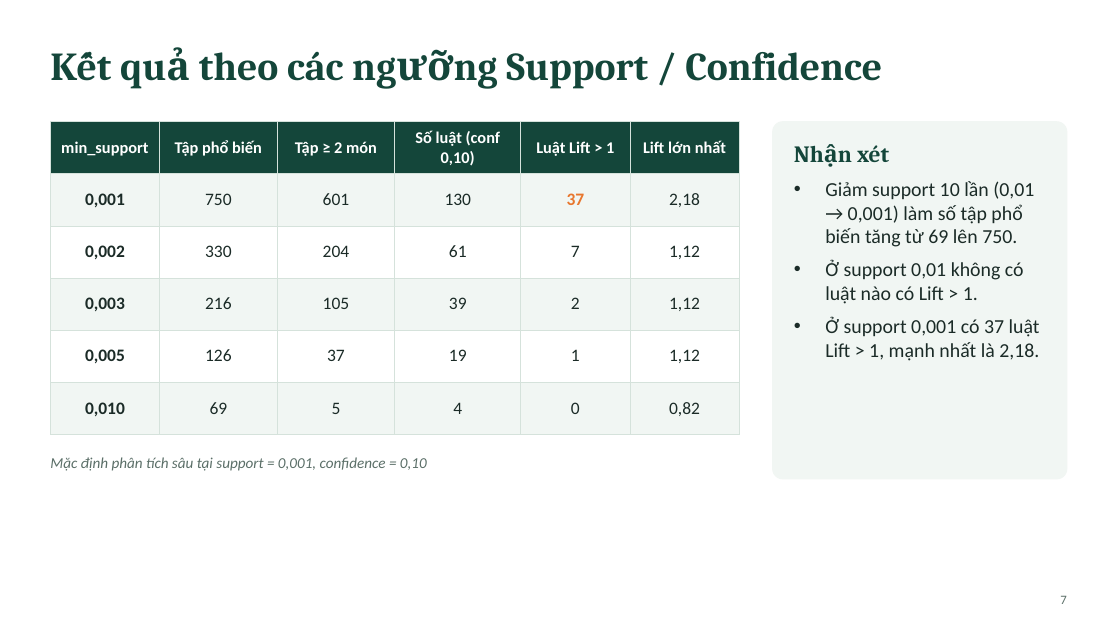
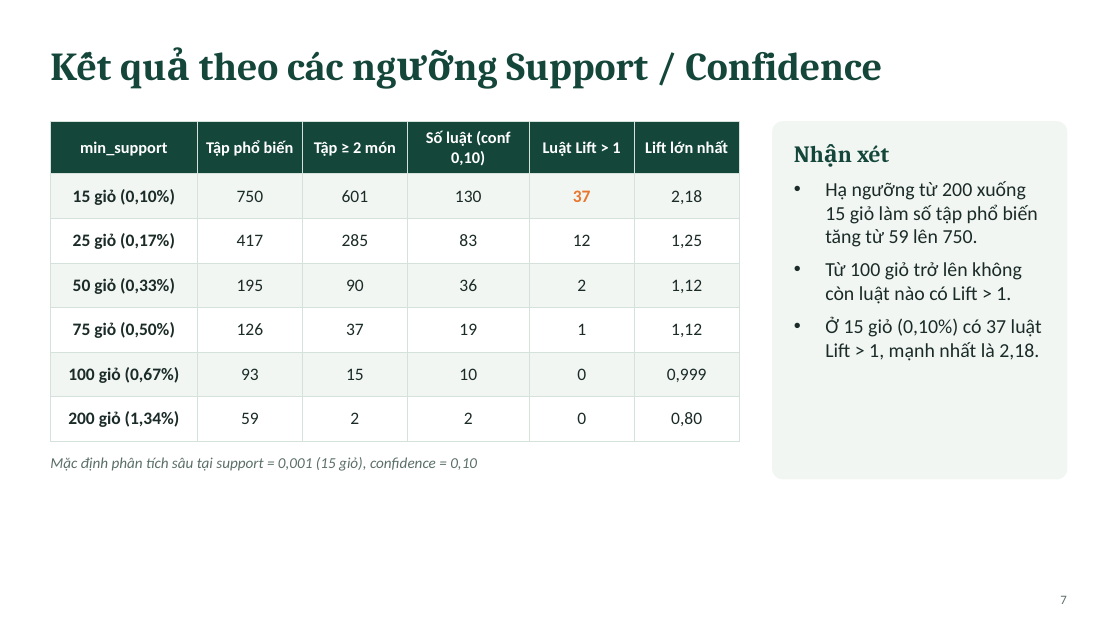
Before and after one commit to dth251/DATA-MINING-PROJECT-01, a slide deck: slide 7 of presentation/BAO_CAO_PROJECT-DATA-MINING.pptx. Drawn at 1120x630 pixels with LibreOffice and Linux fonts; fonts in the diff are those of the drawing. Boxes give left, top, right and bottom in pixels: in the first picture for what was removed or moved away, otherwise in the second. Text is boxed around its words. In the diff, an @@ line names an element or a change of style, - is before the commit and + after.

```diff
--- a/presentation/BAO_CAO_PROJECT-DATA-MINING.pptx
+++ b/presentation/BAO_CAO_PROJECT-DATA-MINING.pptx
@@ table at box(50, 122, 739, 441) @@
-row 2: 0,001 | 750 | 601 | 130 | 37 | 2,18
-row 3: 0,002 | 330 | 204 | 61 | 7 | 1,12
-row 4: 0,003 | 216 | 105 | 39 | 2 | 1,12
-row 5: 0,005 | 126 | 37 | 19 | 1 | 1,12
-row 6: 0,010 | 69 | 5 | 4 | 0 | 0,82
+row 2: 15 giỏ (0,10%) | 750 | 601 | 130 | 37 | 2,18
+row 3: 25 giỏ (0,17%) | 417 | 285 | 83 | 12 | 1,25
+row 4: 50 giỏ (0,33%) | 195 | 90 | 36 | 2 | 1,12
+row 5: 75 giỏ (0,50%) | 126 | 37 | 19 | 1 | 1,12
+row 6: 100 giỏ (0,67%) | 93 | 15 | 10 | 0 | 0,999
+row 7: 200 giỏ (1,34%) | 59 | 2 | 2 | 0 | 0,80
@@ text at box(825, 181, 1042, 361): text changed @@
-• Giảm support 10 lần (0,01 → 0,001) làm số tập phổ biến tăng từ 69 lên 750.
-• Ở support 0,01 không có luật nào có Lift > 1.
-• Ở support 0,001 có 37 luật Lift > 1, mạnh nhất là 2,18.
+• Hạ ngưỡng từ 200 xuống 15 giỏ làm số tập phổ biến tăng từ 59 lên 750.
+• Từ 100 giỏ trở lên không còn luật nào có Lift > 1.
+• Ở 15 giỏ (0,10%) có 37 luật Lift > 1, mạnh nhất là 2,18.
@@ text at box(50, 457, 477, 471): text changed @@
-Mặc định phân tích sâu tại support = 0,001, confidence = 0,10
+Mặc định phân tích sâu tại support = 0,001 (15 giỏ), confidence = 0,10
```
Also in this commit, not shown: 10 other slides changed.
